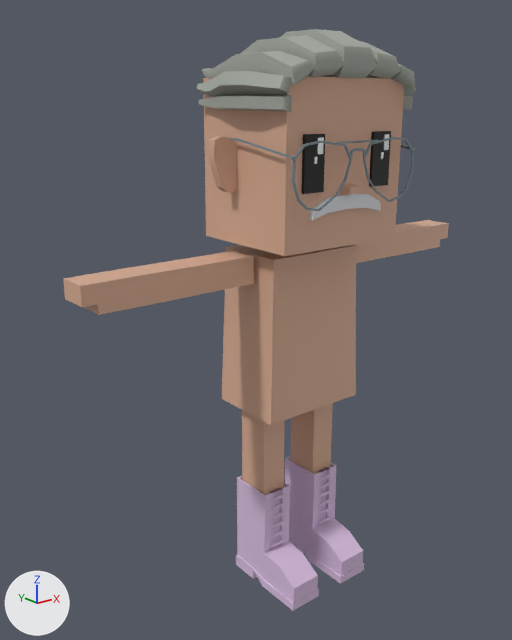
A saved change to the FBX model mustachiorascals/fbx/aeadd440-baee-48e0-9ec7-149182b8ea9a.fbx.
Before and after are seen from a 50 mm camera at (-0.0251, -0.0271, 0.0265) aimed at (-0.0015, 0.0023, 0.0147). The axes (+X, +Y, +Z) are drawn at lower left. The lights are the same throughout. Where no turn or scale is listed for an object, it has been applied to the vertices.

Names of what the first picture shows: 'e_3', 'ew_aviator_2', 'eye_4', 'f_high_boots', 'h_pushed_back', 'm_anchorman', 'mustachio_arms', 'mustachio_body', 'mustachio_head', 'mustachio_legs'.
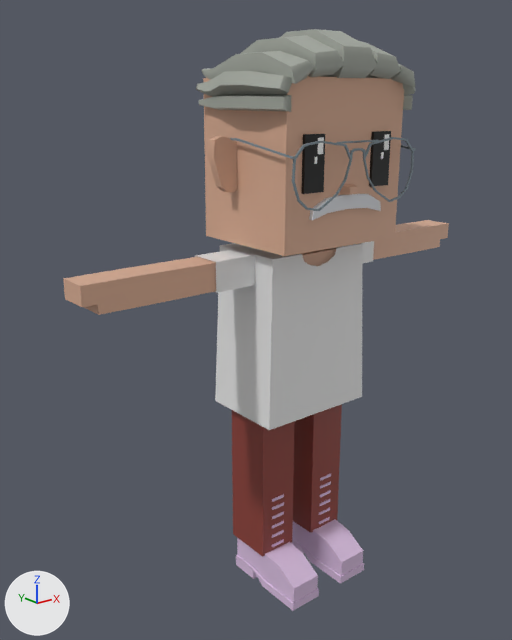
Location of each change, [x1, y1, x2, y2] in pixels of the pictures (512 x 640 px):
'c_shirt_1', added: after [215, 243, 363, 430]
'c_pants', added: after [232, 404, 342, 556]
'c_shirt_2', added: after [195, 241, 374, 293]
'mustachio_body', unchanged, covered by the edit: before [222, 245, 357, 425]; after [301, 248, 336, 266]
'mustachio_legs', unchanged, covered by the edit: before [242, 403, 333, 495]

Diff of the bpy script that builds the scene:
```diff
--- a/mustachiorascals/fbx/aeadd440-baee-48e0-9ec7-149182b8ea9a.fbx.py
+++ b/mustachiorascals/fbx/aeadd440-baee-48e0-9ec7-149182b8ea9a.fbx.py
@@ mat_upper_garment_1 @@
+mat_upper_garment_1 = principled_material('upper_garment_1')
+mat_upper_garment_1.base_color = (0.8, 0.8, 0.8)  # white #e7e7e7
@@ mat_lower_garment @@
+mat_lower_garment = principled_material('lower_garment')
+mat_lower_garment.base_color = (0.259, 0.0471, 0.0353)  # red #8b3d35
@@ me_mesh_011 @@
+me_mesh_011.from_pydata(...)  # 230 vertices, 212 faces; spans x -0.00349..0.00349, y -0.0013..0.00353, z 0.00994..0.01894
+me_mesh_011.materials.append(mat_upper_garment_1)  # white #e7e7e7
@@ me_mesh_012 @@
+me_mesh_012.from_pydata(...)  # 24 vertices, 18 faces; spans x -0.00561..0.00561, y 0.00027..0.00209, z 0.01737..0.01893
+me_mesh_012.materials.append(mat_upper_garment_1)  # white #e7e7e7
@@ me_mesh_003_1 @@
+me_mesh_003_1.from_pydata(...)  # 72 vertices, 64 faces; spans x -0.003..0.003, y -0.00018..0.00265, z 0.00139..0.01069
+me_mesh_003_1.materials.append(mat_lower_garment)  # red #8b3d35
@@ ob_c_shirt_1 @@
+ob_c_shirt_1 = bpy.data.objects.new('c_shirt_1', me_mesh_011)
+ob_c_shirt_1.location = (0.0, 0.0, 0.0)
@@ ob_c_shirt_2 @@
+ob_c_shirt_2 = bpy.data.objects.new('c_shirt_2', me_mesh_012)
+ob_c_shirt_2.location = (0.0, 0.0, 0.0)
@@ ob_c_pants @@
+ob_c_pants = bpy.data.objects.new('c_pants', me_mesh_003_1)
+ob_c_pants.location = (0.0, 0.0, 0.0)
```
